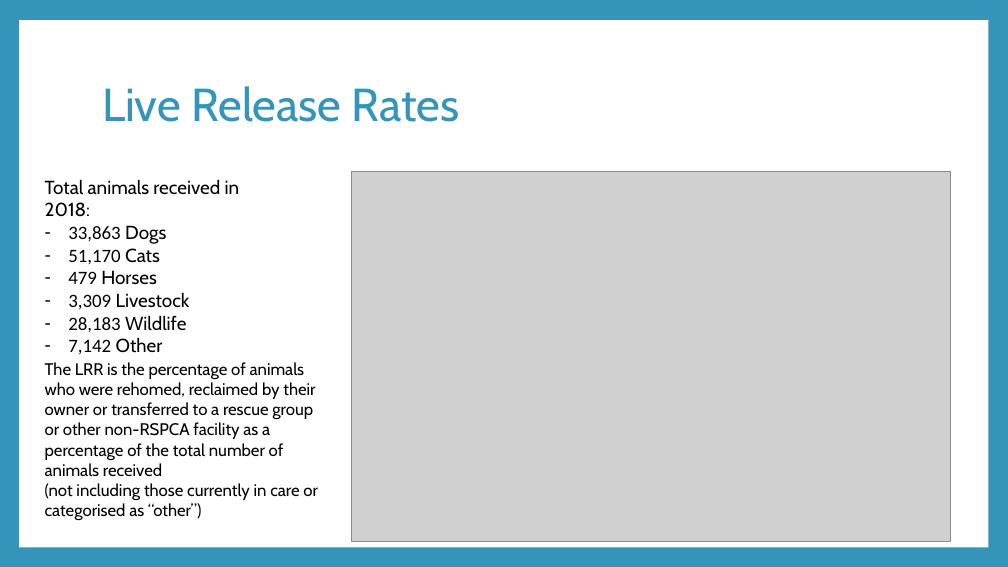
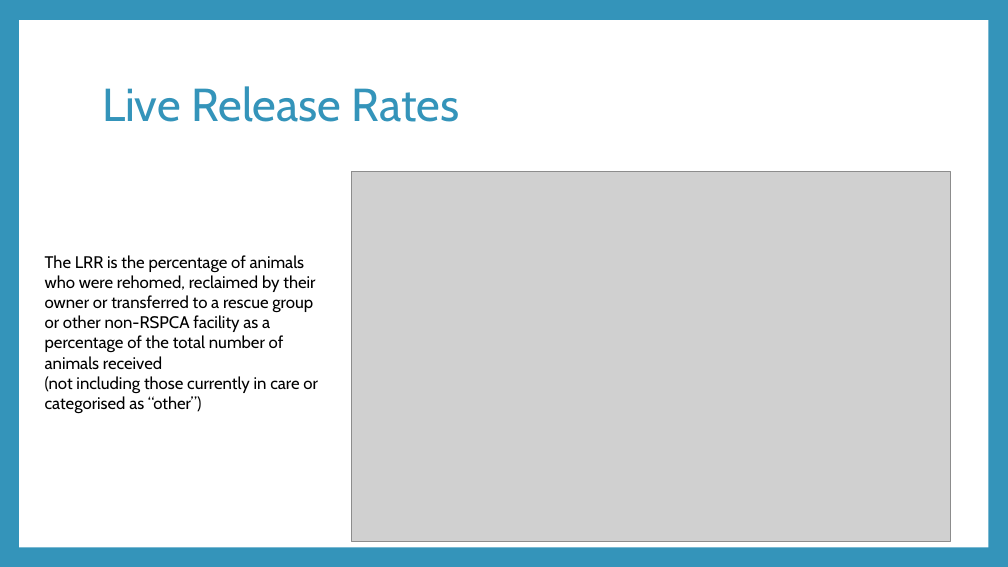
Before and after one commit to awyllie87/RSPCA, a slide deck: slide 8 of presentation.pptx (slide 7 before the commit). Drawn at 1008x567 pixels with LibreOffice and Linux fonts; fonts in the diff are those of the drawing; grey boxes stand for pictures. Boxes give left, top, right and bottom in pixels: in the first picture for what was removed or moved away, otherwise in the second. Text is boxed around its words. In the diff, an @@ line names an element or a change of style, - is before the commit and + after.

```diff
--- a/presentation.pptx
+++ b/presentation.pptx
@@ text removed at (45, 179, 240, 353) @@
-Total animals received in 2018:
-– 33,863 Dogs
-– 51,170 Cats
-– 479 Horses
-– 3,309 Livestock
-– 28,183 Wildlife
-– 7,142 Other
@@ text "The LRR is the percentage ...": place and size @@
-text "The LRR is the percentage ..." at (45, 362, 318, 520)
+text "The LRR is the percentage ..." at (45, 255, 318, 413)
```
Also in this commit, not shown: 4 other slides changed, 6 slides added, 1 slide removed, 7 other files.
